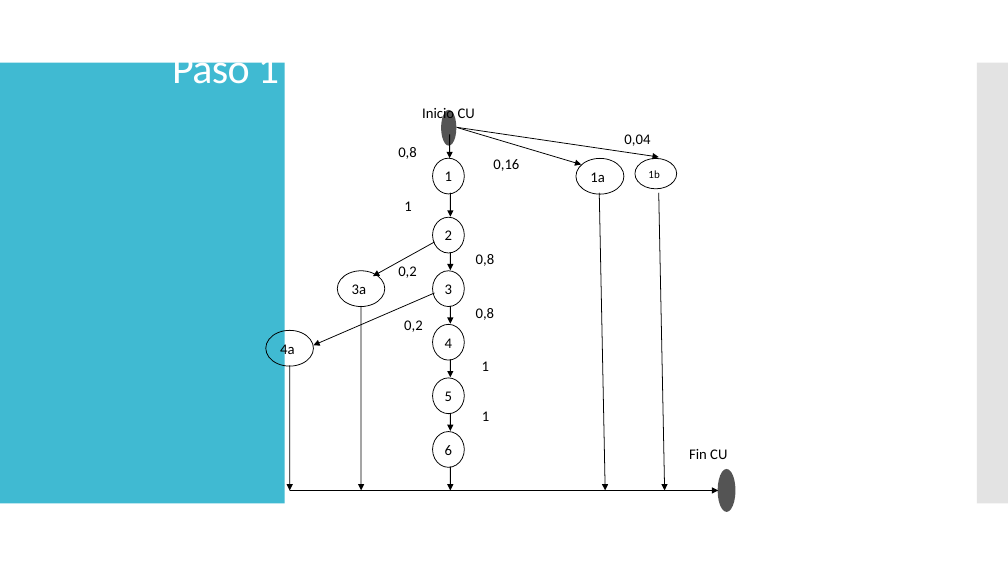
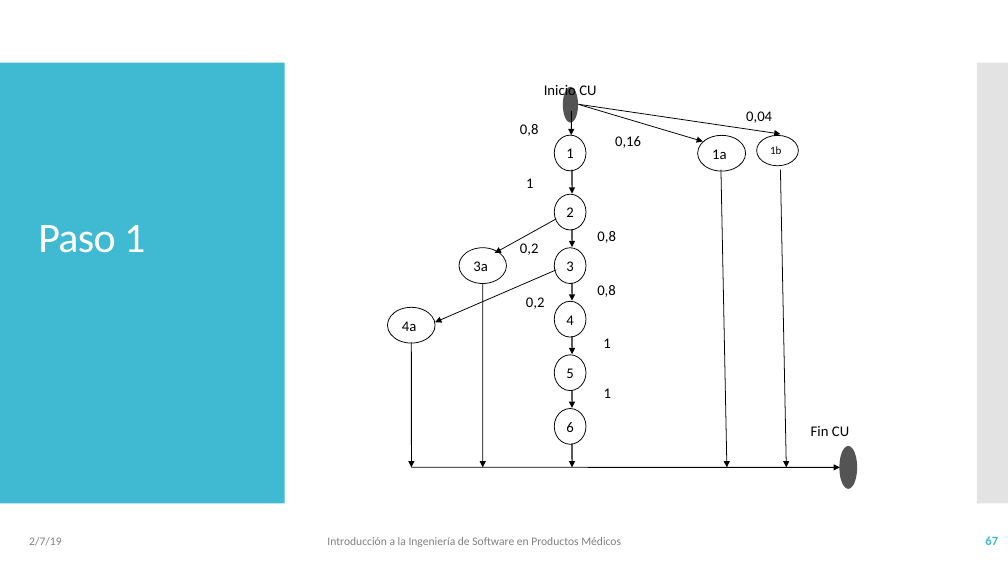
Before and after one commit to vvalotto/IS-en-Sistemas-Embebidos, a slide deck: slide 67 of 05 - IS - Pruebas.pptx (slide 55 before the commit). Drawn at 1008x567 pixels with LibreOffice and Linux fonts; fonts in the diff are those of the drawing. Boxes give left, top, right and bottom in pixels: in the first picture for what was removed or moved away, otherwise in the second. Text is boxed around its words. In the diff, an @@ line names an element or a change of style, - is before the commit and + after.

```diff
--- a/05 - IS - Pruebas.pptx
+++ b/05 - IS - Pruebas.pptx
@@ title "Paso 1" rewrapped from [172,49,279,94] to [38,225,145,253] @@
@@ 14 arrows, 12 texts, 10 ellipses: place and size @@
-14 arrows, 12 texts, 10 ellipses at [290,108,736,512]
+14 arrows, 12 texts, 10 ellipses at [411,85,858,489]
@@ 2 ellipses, 2 arrows: place and size @@
-2 ellipses, 2 arrows at [266,324,464,491]
+2 ellipses, 2 arrows at [388,302,586,467]
@@ text added at [29,537,61,546], 11 pt, text #808080 @@
+2/7/19
@@ text added at [327,537,621,547], 11 pt, text #808080 @@
+Introducción a la Ingeniería de Software en Productos Médicos
@@ page number added at [985,536,998,545], 12 pt, text #40BAD2, bold @@
+67
```
Also in this commit, not shown: 66 other slides changed, 12 slides added, 1 slide removed, 3 other files.
